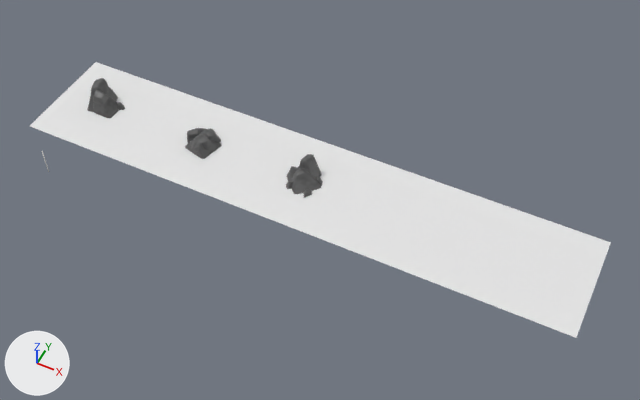
What one commit did to the Blender file src/img/basic.blend.
The view is the same before and after, from a 50 mm camera at (44.3, -45.2, 54.9) aimed at (22.4, -1.5, 0.3). The axes (+X, +Y, +Z) are drawn at lower left. The lights are the same throughout.
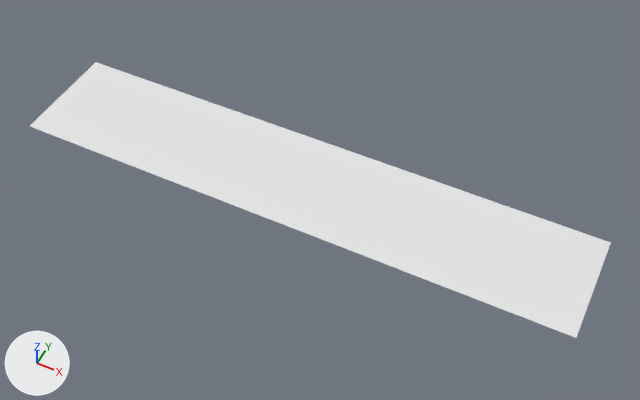
Diff of the bpy script that builds the scene:
```diff
--- a/src/img/basic.blend.py
+++ b/src/img/basic.blend.py
@@ me_plane @@
+me_plane.from_pydata([(-1.0, -1.0, 0.0), (1.0, -1.0, 0.0), (-1.0, 1.0, 0.0), (1.0, 1.0, 0.0)], [], [(0, 1, 3, 2)])
@@ ob_cube_010 @@
-ob_cube_010 = bpy.data.objects.new('Cube.010', me_cube_012)
@@ ob_cube_009 @@
-ob_cube_009 = bpy.data.objects.new('Cube.009', me_cube_011)
@@ ob_cube_008 @@
-ob_cube_008 = bpy.data.objects.new('Cube.008', me_cube_010)
@@ ob_cube_007 @@
-ob_cube_007 = bpy.data.objects.new('Cube.007', me_cube_009)
@@ ob_cube_006 @@
-ob_cube_006 = bpy.data.objects.new('Cube.006', me_cube_008)
@@ ob_cube_005 @@
-ob_cube_005 = bpy.data.objects.new('Cube.005', me_cube_007)
@@ ob_cube_004 @@
-ob_cube_004 = bpy.data.objects.new('Cube.004', me_cube_006)
@@ ob_cube_003 @@
-ob_cube_003 = bpy.data.objects.new('Cube.003', me_cube_005)
@@ ob_cube_002 @@
-ob_cube_002 = bpy.data.objects.new('Cube.002', me_cube_004)
@@ ob_cube_001 @@
-ob_cube_001 = bpy.data.objects.new('Cube.001', me_cube_001)
@@ ob_cube @@
-ob_cube = bpy.data.objects.new('Cube', me_cube)
@@ ob_plane_001 @@
+ob_plane_001 = bpy.data.objects.new('Plane.001', me_plane)
+ob_plane_001.location = (0.0, 0.0, 0.0)
```

Pixel boxes [x1, y1, x2, y2] of what changed, in the pictures (640 x 400 px):
'Cube.006', deleted: before [286, 166, 321, 194]
'Cube', deleted: before [93, 90, 119, 118]
'Cube.003', deleted: before [185, 134, 222, 159]
'Cube.001', deleted: before [87, 78, 118, 112]
'Plane.001', added: after [92, 99, 123, 119]
'Cube.007', deleted: before [298, 154, 321, 178]
'Cube.004', deleted: before [200, 128, 221, 142]
'Cube.005', deleted: before [187, 128, 206, 143]
'Cube.010', deleted: before [304, 188, 312, 198]
'Cube.009', deleted: before [286, 181, 293, 189]
'Cube.002', deleted: before [118, 102, 125, 110]
'Cube.008', deleted: before [316, 177, 323, 186]
